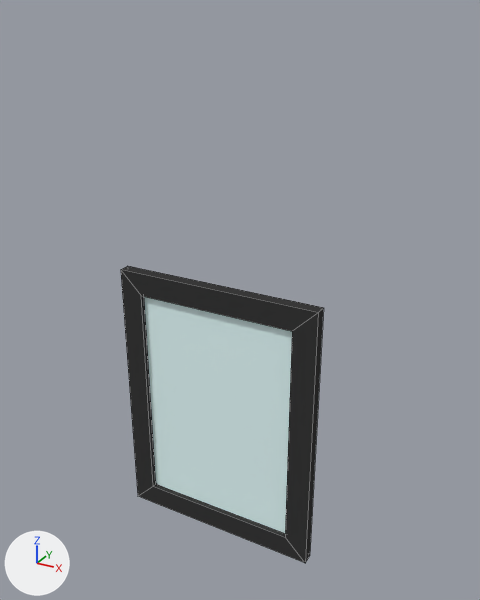
The Blender file src/blenderbim/demo-library.blend, before and after one commit.
Before and after are seen from a camera (50 mm lens) standing at (1.71, -2.06, 2.21) and looking at (0.52, 0.09, 1.14). Every picture has the same lights, and +X, +Y and +Z are marked at lower left. Mesh edges are drawn as thin lines.

Names of what the first picture shows: 'Window'.
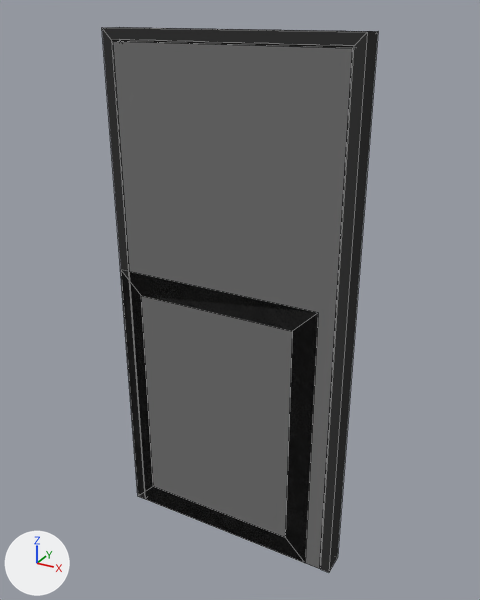
Changed parts and their boxes (x1, y1, x2, y2) in the pictures (480 x 600 px):
```json
{"object": "Door", "change": "added", "after": [102, 27, 378, 572], "faces in mat_panel (grey #777777)": [113, 41, 354, 568], "faces in mat_frame (black #3a3a3a)": [102, 27, 378, 572]}
{"object": "Window", "change": "unchanged, covered by the edit", "before": [121, 266, 324, 563], "after": [121, 271, 318, 562]}
```

The change, as JSON lines over the scene's bpy script:
```json
{"op": "add", "block": "mat_panel", "code": ["mat_panel = diffuse_material('Panel')", "mat_panel.base_color = (0.184, 0.184, 0.184)  # grey #777777"]}
{"op": "add", "block": "me_window_001", "code": ["me_window_001 = bpy.data.meshes.new('Window.001')", "me_window_001.from_pydata(...)  # 32 vertices, 26 faces; spans x 0.0..1.01, y 0.0..0.1, z 0.0..2.15", "# faces by material slot: [20, 6]", "me_window_001.materials.append(mat_frame)  # black #3a3a3a", "me_window_001.materials.append(mat_panel)  # grey #777777"]}
{"op": "add", "block": "ob_door", "code": ["ob_door = bpy.data.objects.new('Door', me_window_001)", "ob_door.location = (0.0, 0.0, 0.0)"]}
```
